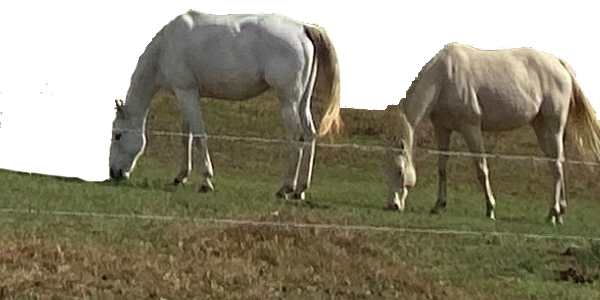
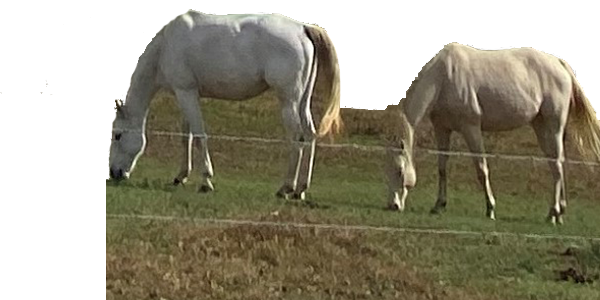
Before/after of a 600px x 300px layered artwork. What changed in the layer stack:
painted on "Layer 1" over bbox(0, 112, 106, 300)
